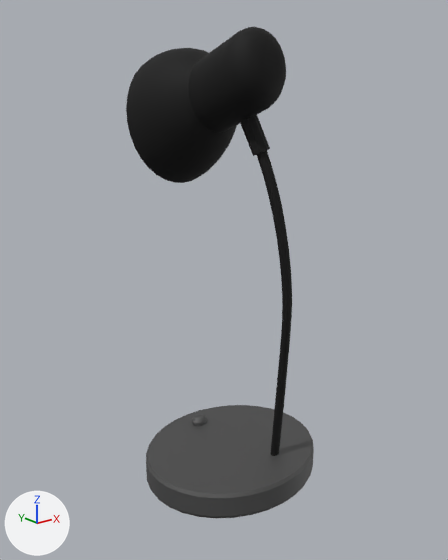
One commit to the FBX model arte/FBX/SM_Env_DeskLamp.fbx: the scene before it, then after it.
Before and after are seen from a 50 mm camera at (-0.355, -0.434, 0.377) aimed at (-0.005, 0.002, 0.202). The lights are fixed; the arrows at lower left show +X, +Y and +Z. The first picture is the older version. Vertices at exactly the same position are counted once.

Objects in the first picture: 'DeskLamp'.
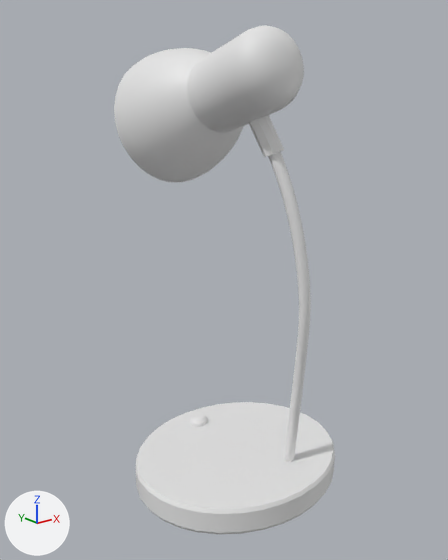
The newer file is also rescaled (x0.947) as a whole; pictures and numbers use the older file's frame.

The change, as a list of edits to the scene's bpy script:
```text
Change me_cylinder_003:
    where me_cylinder_003.from_pydata(...)  # 55648 vertices, 54917 faces; spans x -0.09..0.09, y 0.0..0.422, z -0.024..0.156
    used by ob_desklamp; location = (0.0, 0.0746, 0.0); rotation_euler = (1.571, 0.0, 0.0), in degrees (90, 0, 0)
    remove me_cylinder_003.materials.append(mat_lampada)  # white #e7e7e7
    me_cylinder_003 part 1: all 13154 faces that had it switch from mat_base (black #212121) to mat_interior (white #e7e7e7)
    me_cylinder_003 part 2: all 41154 faces that had it switch from mat_material_002 (dark grey #6a6a6a) to mat_interior (white #e7e7e7)
Change ob_desklamp:
    ob_desklamp.location: (0.0, 0.0746, 0.0) -> (0.0, 0.0788, 0.0)
    ob_desklamp.scale: (1.0, 1.0, 1.0) -> (1.17, 1.0, 1.17)
```

Location of each change, [x1, y1, x2, y2] in pixels of the pictures (448 x 560 px):
'DeskLamp', recoloured, moved, rescaled (17% wider)
    before: [126, 27, 314, 518]
    after: [114, 25, 335, 534]
part 1 of me_cylinder_003, recoloured
    before: [126, 27, 292, 456]
    after: [114, 25, 311, 462]
part 2 of me_cylinder_003, recoloured (dark grey to white)
    before: [146, 405, 314, 518]
    after: [136, 402, 335, 534]
